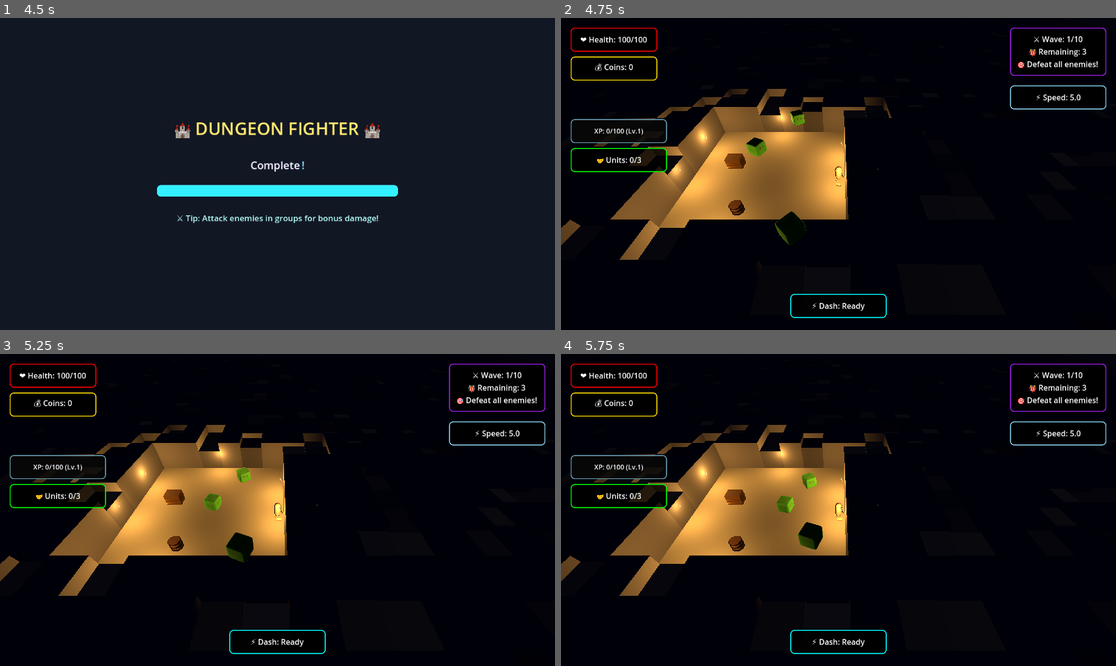
Above: before the commit, frames 1-4 (two rows, left to right).
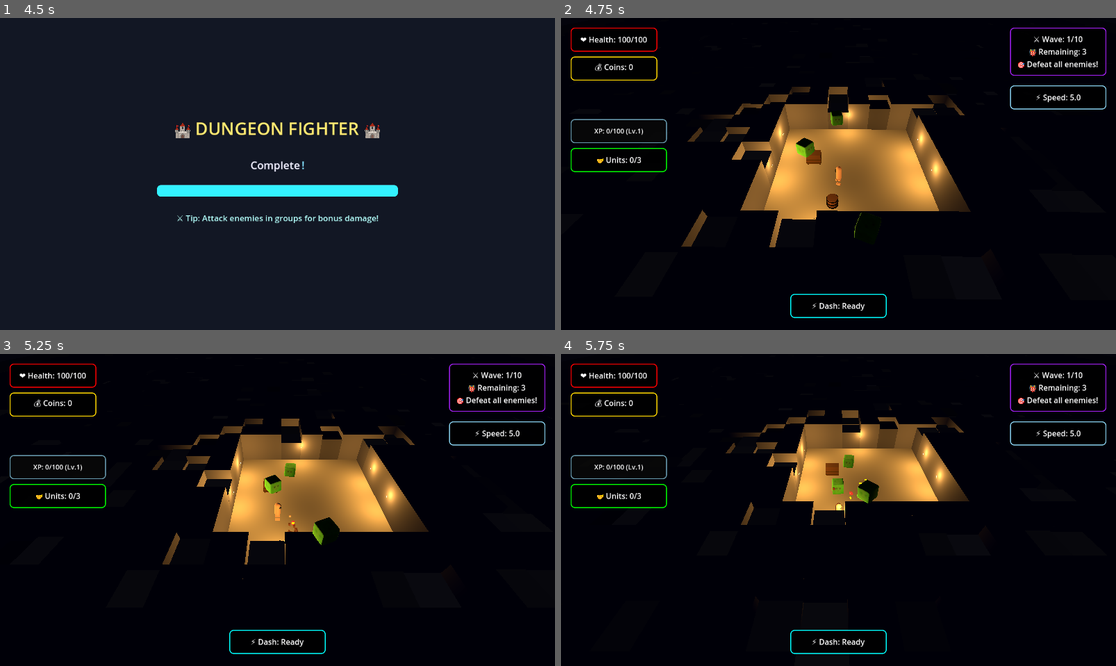
Above: after the commit, the same moments.

Repository: thaner66666666/game-1
Game: Godot game, scene res://Scenes/main.tscn
Same seed, same stepped clock (60 frames per second), same inputs: the game is played once before the commit and once after it.
Inputs (mouse positions are in pixels of both pictures, inside the frame that each line leads up to):
- Up to frame 1 (4.5 s): tap Enter at 0.5, 4.25 s; move the mouse to (399, 158) at 0.52 s; hold D (move_right) 0.53-1.28 s; tap Space (dash) at 0.6, 1.55, 2.1, 3.05, 3.5, 3.8, 4.35 s; click (399, 158) at 0.67 s; move the mouse to (166, 189) at 1.27 s; hold S (move_down) 1.28-2.03 s; click (166, 189) at 1.35 s; move the mouse to (333, 105) at 2.02 s; hold D (move_right) 2.03-2.78 s; click (333, 105) at 2.17 s; move the mouse to (249, 236) at 2.77 s; hold W (move_up) 2.78-3.53 s; tap Q (drop_weapon) at 2.85 s; click (249, 236) at 2.92 s; move the mouse to (444, 220) at 3.52 s; hold E (interaction) 3.53-4.28 s; hold A (move_left) from 3.53 s (still down); click (444, 220) at 3.67 s; move the mouse to (111, 127) at 4.27 s; click (111, 127) at 4.42 s
- Up to frame 2 (4.75 s): keep holding A (move_left)
- Up to frame 3 (5.25 s): move the mouse to (305, 510) at 5.02 s; release A (move_left) at 5.03 s; hold S (move_down) from 5.03 s (still down); click (305, 510) at 5.1 s
- Up to frame 4 (5.75 s): keep holding S (move_down); tap Space (dash) at 5.3 s

Frame 1 is identical in both runs. In frame 2, 19% of the frame differs, in the area x 0-74%, y 20-81%; in frame 3, 19%, in the area x 0-78%, y 19-82%; in frame 4, 17%.
Error before the commit: Invalid type in function 'play_dash_effects' in base 'Node (DashEffectsManager.gd)'. Cannot convert argument 2 from Vector2 to Vector3. (res://dot)
Error after the commit: Invalid access to property or key 'z' on a base object of type 'Vector2'. (res://dot)

Commit message:
Update PlayerMovement.gd

Diff:
--- a/dot gds/PlayerMovement.gd
+++ b/dot gds/PlayerMovement.gd
@@ -655,10 +655,10 @@
 		dash_direction = get_facing_direction()
 	dash_direction.y = 0
 	dash_direction = dash_direction.normalized()
-	is_dashing = true
-	state = PlayerState.DASHING
-	dash_started.emit()
-	DashEffectsManager.play_dash_effects(player, dash_direction)
+
+	# Convert Vector2 dash_direction to Vector3 for effects
+	var dash_direction_3d = Vector3(dash_direction.x, 0, dash_direction.y)
+	DashEffectsManager.play_dash_effects(player, dash_direction_3d)
 	var dash_velocity = dash_direction * (player.dash_distance / player.dash_duration)
 	player.velocity.x = dash_velocity.x
 	player.velocity.z = dash_velocity.z
@@ -736,29 +736,34 @@
 	if not player.camera:
 		return
 
-	# --- Controller Look Input (Right Stick) ---
+	# Check for controller look input first
 	var look_input = player.get_look_input() if player.has_method("get_look_input") else Vector2.ZERO
-	var used_controller = false
-	if look_input != Vector2.ZERO:
-		# Rotate player horizontally (Y axis) based on right stick X
-		player.rotation.y -= look_input.x * player.look_sensitivity * get_process_delta_time()
-		used_controller = true
-		# Optionally, update current_look_direction for use elsewhere
-		player.current_look_direction = -player.transform.basis.z
-
-	# --- Mouse Look (if no controller look this frame) ---
-	if not used_controller:
-		var mouse_pos = player.get_viewport().get_mouse_position()
-		var from = player.camera.project_ray_origin(mouse_pos)
-		var to = from + player.camera.project_ray_normal(mouse_pos) * 1000
-		var ground_plane = Plane(Vector3.UP, player.global_position.y)
-		var intersection = ground_plane.intersects_ray(from, to - from)
-		if intersection:
-			player.mouse_position_3d = intersection
-			var direction_to_mouse = (player.mouse_position_3d - player.global_position).normalized()
-			direction_to_mouse.y = 0
-			if direction_to_mouse.length() > 0.1:
-				player.look_at(player.global_position + direction_to_mouse, Vector3.UP)
+
+	# If using controller, make player face the stick direction
+	if look_input.length() > 0.1:  # Deadzone check
+		# Create direction vector from right stick input
+		var stick_direction = Vector3(look_input.x, 0, look_input.y)
+		# Calculate the angle to face that direction
+		var target_rotation = atan2(stick_direction.x, stick_direction.z)
+		# For smooth rotation instead of instant
+		var rotation_speed = 8.0  # Adjust this value as needed
+		player.rotation.y = lerp_angle(player.rotation.y, target_rotation, rotation_speed * get_process_delta_time())
+		# Update look direction
+		player.current_look_direction = stick_direction.normalized()
+		return  # Exit early, don't process mouse
+
+	# Only process mouse if no controller input
+	var mouse_pos = player.get_viewport().get_mouse_position()
+	var from = player.camera.project_ray_origin(mouse_pos)
+	var to = from + player.camera.project_ray_normal(mouse_pos) * 1000
+	var ground_plane = Plane(Vector3.UP, player.global_position.y)
+	var intersection = ground_plane.intersects_ray(from, to - from)
+	if intersection:
+		player.mouse_position_3d = intersection
+		var direction_to_mouse = (player.mouse_position_3d - player.global_position).normalized()
+		direction_to_mouse.y = 0
+		if direction_to_mouse.length() > 0.1:
+			player.look_at(player.global_position + direction_to_mouse, Vector3.UP)
 
 func get_facing_direction() -> Vector3:
 	return -player.transform.basis.z
